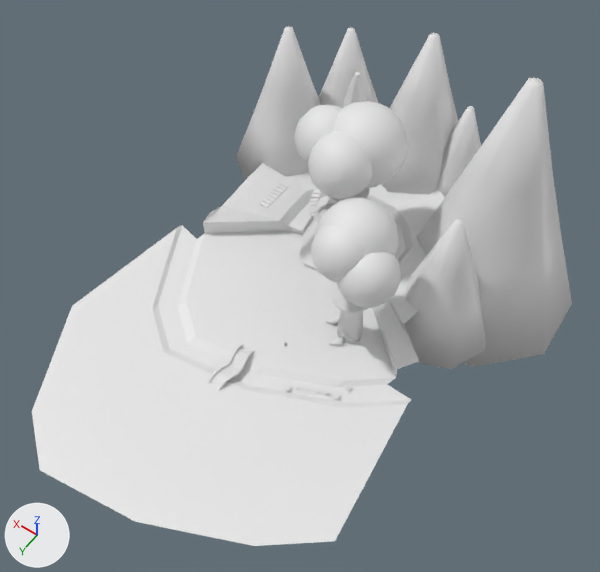
The Blender file PandaAndBunnny/Assets/Resources/Models/StartingArea.blend as it was, and as the next commit left it.
The view is the same before and after, from a 50 mm lens placed at (-93.7, 160.6, 210.3), pointed at (-7.6, 39.9, 20.7). The axes (+X, +Y, +Z) are drawn at lower left. The lights are the same throughout. Materials are left out; every surface is plain grey.

Before the edit, the objects in view are built like this:
```python
me_cube_003 = bpy.data.meshes.new('Cube.003')
me_cube_003.from_pydata(...)  # 50 vertices, 44 faces; spans x 0.0..1.16, y -1.0..1.0, z -1.0..3.97
me_cube_003.materials.append(mat_bridge)
me_cylinder_021 = bpy.data.meshes.new('Cylinder.021')
me_cylinder_021.from_pydata(...)  # 32 vertices, 26 faces; spans x -1.0..1.0, y -1.0..1.0, z -1.78..1.0
me_cylinder_021.polygons.foreach_set('use_smooth', [True] * 26)
# faces by material slot: [18, 8]
me_cylinder_021.materials.append(mat_rock_005)
me_cylinder_021.materials.append(mat_snow_005)
me_plane = bpy.data.meshes.new('Plane')
me_plane.from_pydata(...)  # 139 vertices, 119 faces; spans x -5.4..5.6, y -3.1..12.0, z -0.2..0.7
# faces by material slot: [49, 70]
me_plane.materials.append(mat_grass)
me_plane.materials.append(mat_sides)
# before: 93 (-4.8, 4.3, -0.1) at pixel (407, 403), 96 (5.1, 3.0, -0.1) at pixel (177, 227), 99 (-5.4, 8.9, -0.1) at pixel (334, 541), 100 (3.9, 10.8, -0.1) at pixel (31, 411), 101 (-0.8, 11.5, -0.1) at pixel (135, 521)
# before: 102 (5.6, 7.4, -0.1) at pixel (72, 305), 103 (-3.8, 10.2, -0.1) at pixel (254, 546), 104 (2.3, 12.0, -0.1) at pixel (39, 470)
ob_cube_005 = bpy.data.objects.new('Cube.005', me_cube_003)
ob_cube_005.location = (1.3, 64.1, -1.5)
ob_cube_005.scale = (2.0, 1.0, 0.2)
_m = ob_cube_005.modifiers.new('Mirror', 'MIRROR')
_m.use_clip = True
_m = ob_cube_005.modifiers.new('Array', 'ARRAY')
_m.count = 7
_m.constant_offset_displace = (0.0, 0.0, 0.0)
_m.relative_offset_displace = (0.0, 1.0, 0.0)
_m = ob_cube_005.modifiers.new('Curve', 'CURVE')
_m.object = ob_nurbscurve
ob_cylinder_021 = bpy.data.objects.new('Cylinder.021', me_cylinder_021)
ob_cylinder_021.location = (25.4, -34.2, 34.5)
ob_cylinder_021.scale = (17.1, 17.1, 17.1)
_m = ob_cylinder_021.modifiers.new('Triangulate', 'TRIANGULATE')
ob_plane = bpy.data.objects.new('Plane', me_plane)
ob_plane.location = (0.0, 0.0, 0.0)
ob_plane.scale = (10.0, 10.0, 10.0)
# also in view: 'Sphere.002' at (0.0, -4.5, 38.1); 'Sphere' at (1.0, 6.9, 38.1); 'Cylinder.016' at (-17.3, -39.7, 15.9); 'Sphere.001' at (11.2, -0.4, 38.1); 'Sphere.004' at (-17.9, 33.8, 37.5)
```
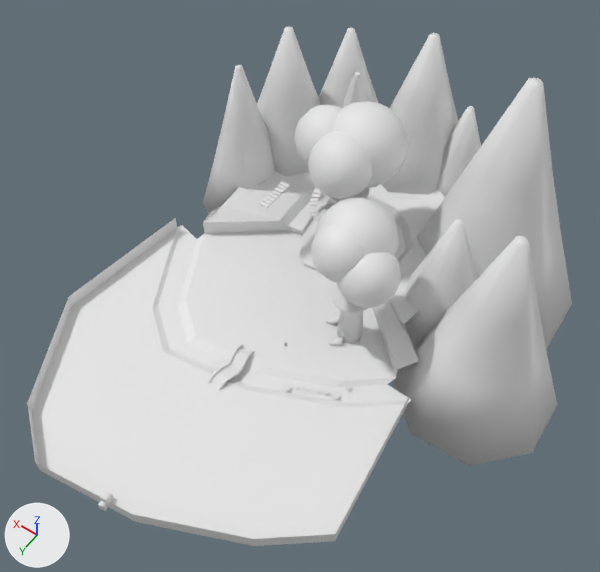
Where the change shows, as pixel boxes [x1, y1, x2, y2] in the pictures (600 x 572 px):
```json
{"object": "Plane", "change": "reshaped", "before": [32, 163, 445, 546], "after": [27, 170, 445, 546]}
{"object": "Cylinder.033", "change": "added", "after": [393, 236, 557, 466]}
{"object": "Cylinder.034", "change": "added", "after": [203, 65, 274, 213]}
{"object": "Cylinder.035", "change": "added", "after": [98, 492, 114, 511]}
{"part": 1, "of": "me_plane", "change": "added", "after": [27, 218, 410, 546]}
```

Scene script edits in JSON lines:
```json
{"block": "me_plane", "where": "me_plane.from_pydata(...)  # 139 vertices, 119 faces; spans x -5.4..5.6, y -3.1..12.0, z -0.2..0.7"}
{"block": "me_plane", "where": "# used by ob_plane; location = (0.0, 0.0, 0.0); scale = (10.0, 10.0, 10.0)"}
{"block": "me_plane", "where": "# verts and faces of me_plane; kept vertices keep their numbers, new ones are numbered from 139"}
{"block": "me_plane", "change": "me_plane part 1"}
{"op": "add", "block": "me_plane", "code": "for new, old in zip([*range(139, 147)], [93, 96, *range(99, 105)]): verts[new] = verts[old] + (0.0, 0.0, 0.5)"}
{"op": "add", "block": "me_plane", "code": "faces += [(99, 103, 145, 141), (93, 99, 141, 139), (96, 140, 144, 102), (100, 142, 146, 104), (101, 104, 146, 143), (100, 102, 144, 142)]"}
{"op": "add", "block": "me_plane", "code": "faces += [(101, 143, 145, 103)]"}
{"op": "add", "block": "me_cylinder_024", "code": ["me_cylinder_024 = bpy.data.meshes.new('Cylinder.024')", "me_cylinder_024.from_pydata(...)  # 32 vertices, 26 faces; spans x -1.0..1.0, y -1.0..1.0, z -1.78..1.0", "me_cylinder_024.polygons.foreach_set('use_smooth', [True] * 26)"]}
{"op": "add", "block": "me_cylinder_025", "code": ["me_cylinder_025 = bpy.data.meshes.new('Cylinder.025')", "me_cylinder_025.from_pydata(...)  # 32 vertices, 26 faces; spans x -1.0..1.0, y -1.0..1.0, z -1.78..1.0", "me_cylinder_025.polygons.foreach_set('use_smooth', [True] * 26)"]}
{"op": "add", "block": "me_cylinder_026", "code": ["me_cylinder_026 = bpy.data.meshes.new('Cylinder.026')", "me_cylinder_026.from_pydata(...)  # 76 vertices, 61 faces; spans x -2.02..0.81, y -2.36..0.72, z -3.33..0.8"]}
{"op": "add", "block": "ob_cylinder_033", "code": ["ob_cylinder_033 = bpy.data.objects.new('Cylinder.033', me_cylinder_024)", "ob_cylinder_033.location = (-60.4, 22.1, 33.8)", "ob_cylinder_033.rotation_euler = (0.0, 0.0, -0.348)  # degrees (0, 0, -20)", "ob_cylinder_033.scale = (25.2, 25.2, 25.2)", "_m = ob_cylinder_033.modifiers.new('Triangulate', 'TRIANGULATE')"]}
{"op": "add", "block": "ob_cylinder_034", "code": ["ob_cylinder_034 = bpy.data.objects.new('Cylinder.034', me_cylinder_025)", "ob_cylinder_034.location = (45.6, -1.8, 27.8)", "ob_cylinder_034.scale = (15.0, 18.2, 20.5)", "_m = ob_cylinder_034.modifiers.new('Triangulate', 'TRIANGULATE')"]}
{"op": "add", "block": "ob_cylinder_035", "code": ["ob_cylinder_035 = bpy.data.objects.new('Cylinder.035', me_cylinder_026)", "ob_cylinder_035.location = (1.9, 114.9, 0.8)", "ob_cylinder_035.rotation_euler = (1.571, -0.564, 0.187)  # degrees (90, -32, 11)", "ob_cylinder_035.scale = (0.973, 0.973, 0.973)"]}
```
